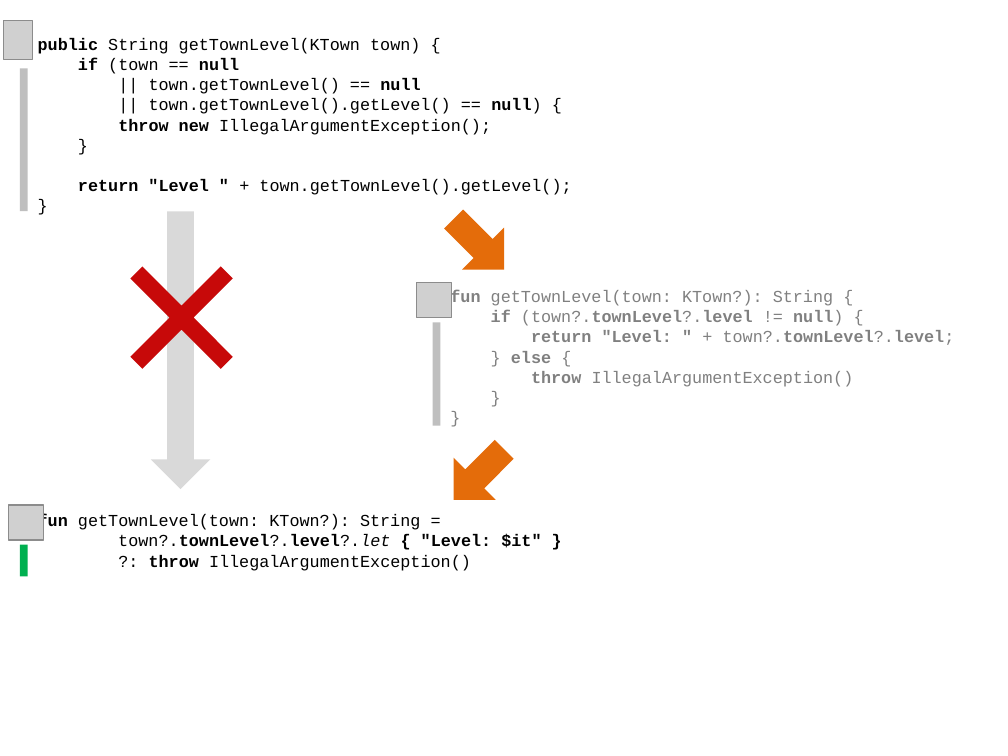
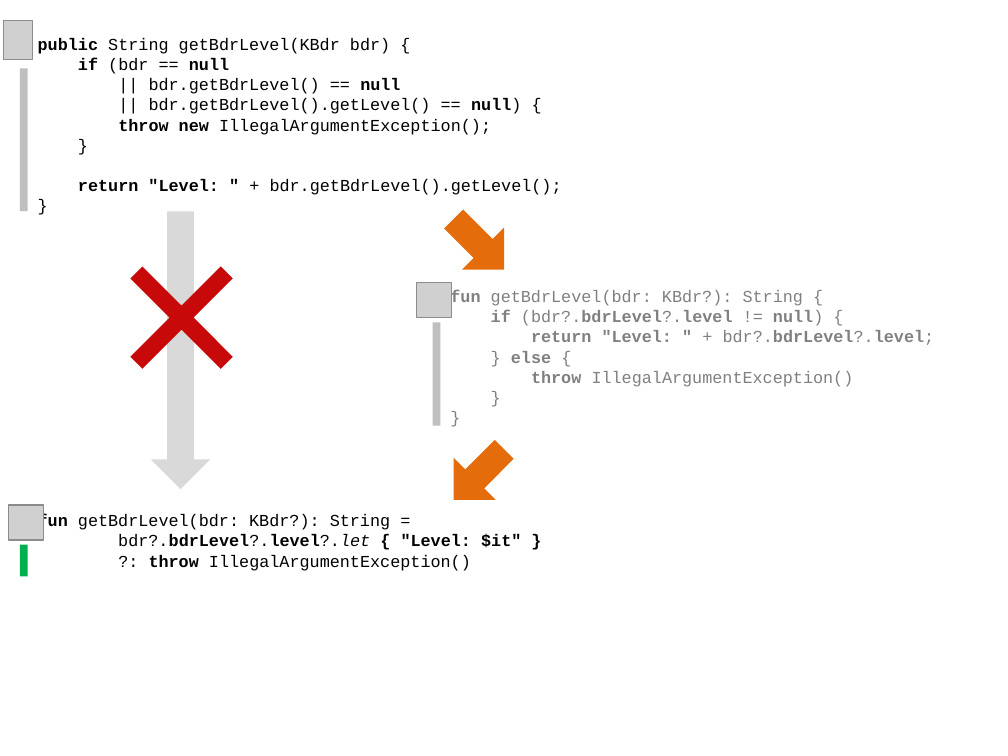
Before and after one commit to Hurricaaane/h20-kotlin, a slide deck: slide 14 of kotlinpres.pptx. Drawn at 1008x756 pixels with LibreOffice and Linux fonts; fonts in the diff are those of the drawing; grey boxes stand for pictures. Boxes give left, top, right and bottom in pixels: in the first picture for what was removed or moved away, otherwise in the second. Text is boxed around its words. In the diff, an @@ line names an element or a change of style, - is before the commit and + after.

Commit message:
Modify ppt

```diff
--- a/kotlinpres.pptx
+++ b/kotlinpres.pptx
@@ text at <box>38,38,562,195</box>: text changed @@
-public String getTownLevel(KTown town) {
-if (town == null
-|| town.getTownLevel() == null
-|| town.getTownLevel().getLevel() == null) {
-throw new IllegalArgumentException();
-}
-return "Level " + town.getTownLevel().getLevel();
-}
+public String getBdrLevel(KBdr bdr) {
+if (bdr == null
+|| bdr.getBdrLevel() == null
+|| bdr.getBdrLevel().getLevel() == null) {
+throw new IllegalArgumentException();
+}
+return "Level: " + bdr.getBdrLevel().getLevel();
+}
@@ text at <box>450,290,935,387</box>: text changed @@
-fun getTownLevel(town: KTown?): String {
-if (town?.townLevel?.level != null) {
-return "Level: " + town?.townLevel?.level;
-} else {
-throw IllegalArgumentException()
-}
-}
+fun getBdrLevel(bdr: KBdr?): String {
+if (bdr?.bdrLevel?.level != null) {
+return "Level: " + bdr?.bdrLevel?.level;
+} else {
+throw IllegalArgumentException()
+}
+}
@@ text at <box>38,514,521,548</box>: text changed @@
-fun getTownLevel(town: KTown?): String =
-town?.townLevel?.level?.let { "Level: $it" }
+fun getBdrLevel(bdr: KBdr?): String =
+bdr?.bdrLevel?.level?.let { "Level: $it" }
```
Also in this commit, not shown: 3 other slides changed, 1 slide added.
